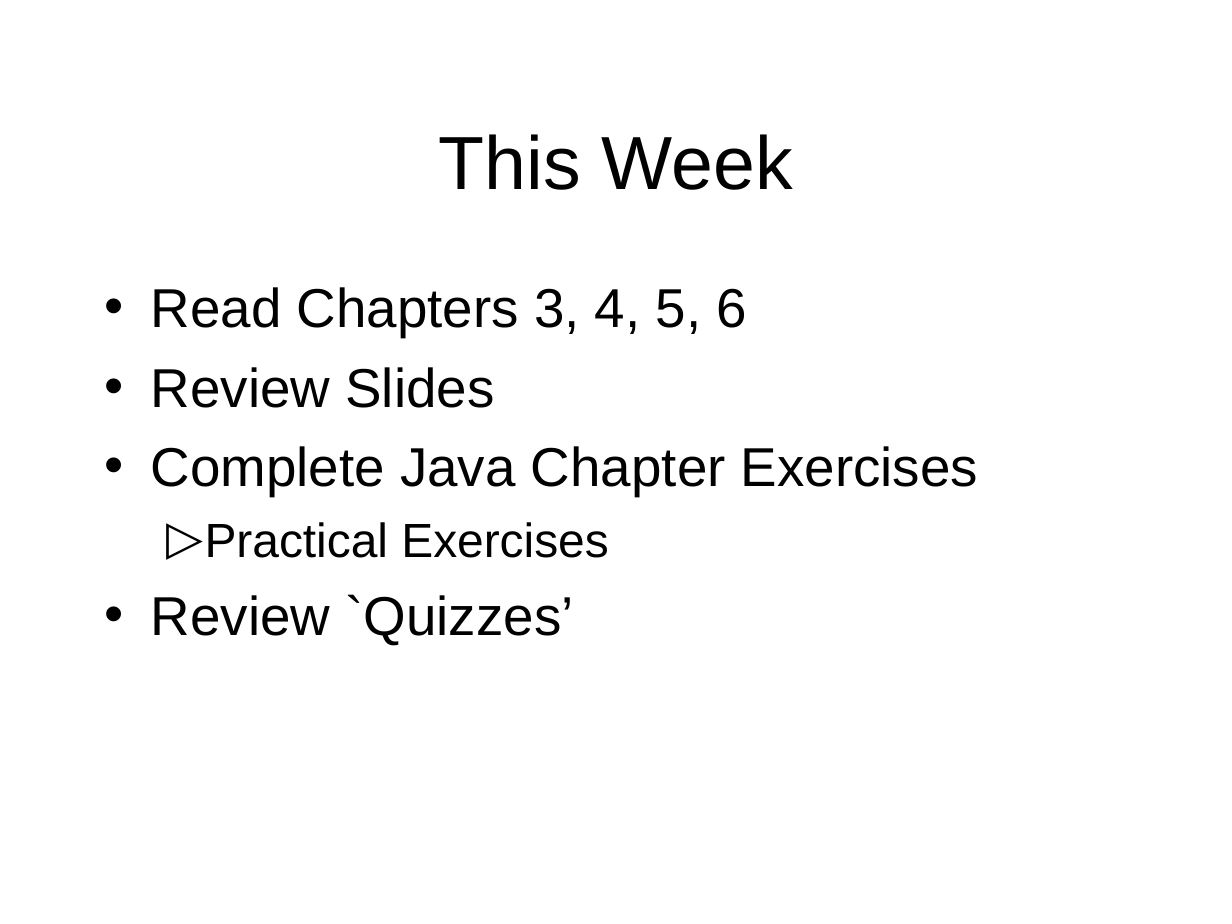
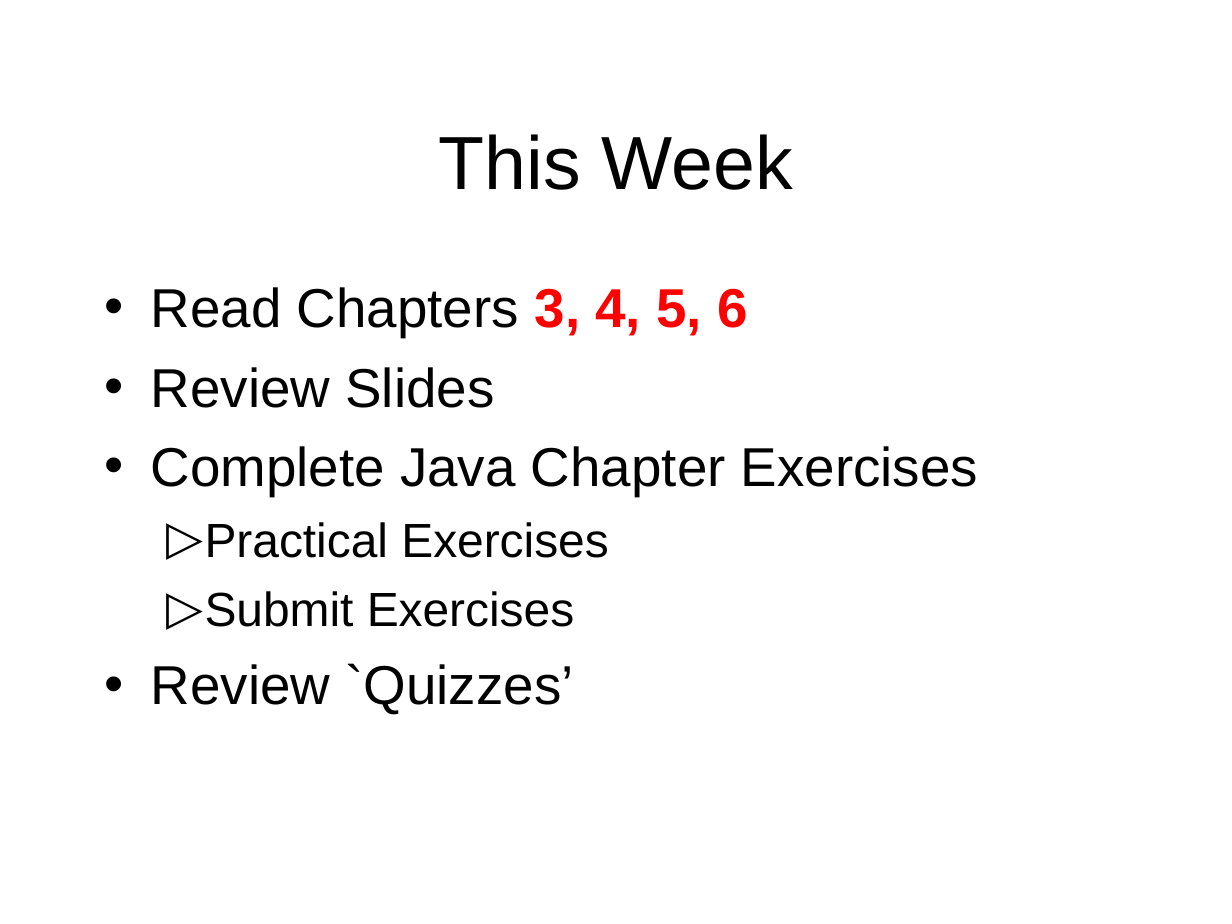
Before and after one commit to octaviordz/zjnu2017.github.io, a slide deck: slide 31 of OOP/lectures/020--Java.Basics.ppt. Drawn at 1232x924 pixels with LibreOffice and Linux fonts; fonts in the diff are those of the drawing. Boxes give left, top, right and bottom in pixels: in the first picture for what was removed or moved away, otherwise in the second. Text is boxed around its words. In the diff, an @@ line names an element or a change of style, - is before the commit and + after.

Commit message:
Week 3 slides.

```diff
--- a/OOP/lectures/020--Java.Basics.ppt
+++ b/OOP/lectures/020--Java.Basics.ppt
@@ text at [151,287,747,337]: text colour #000000 to #FF0000, bold on in "3, 4, 5, 6" @@
@@ text at [205,591,574,627]: paragraph added @@
+  ▷ Submit Exercises
```
Also in this commit, not shown: 1 other slide changed, 1 slide added, 1 slide removed, 4 other files.
